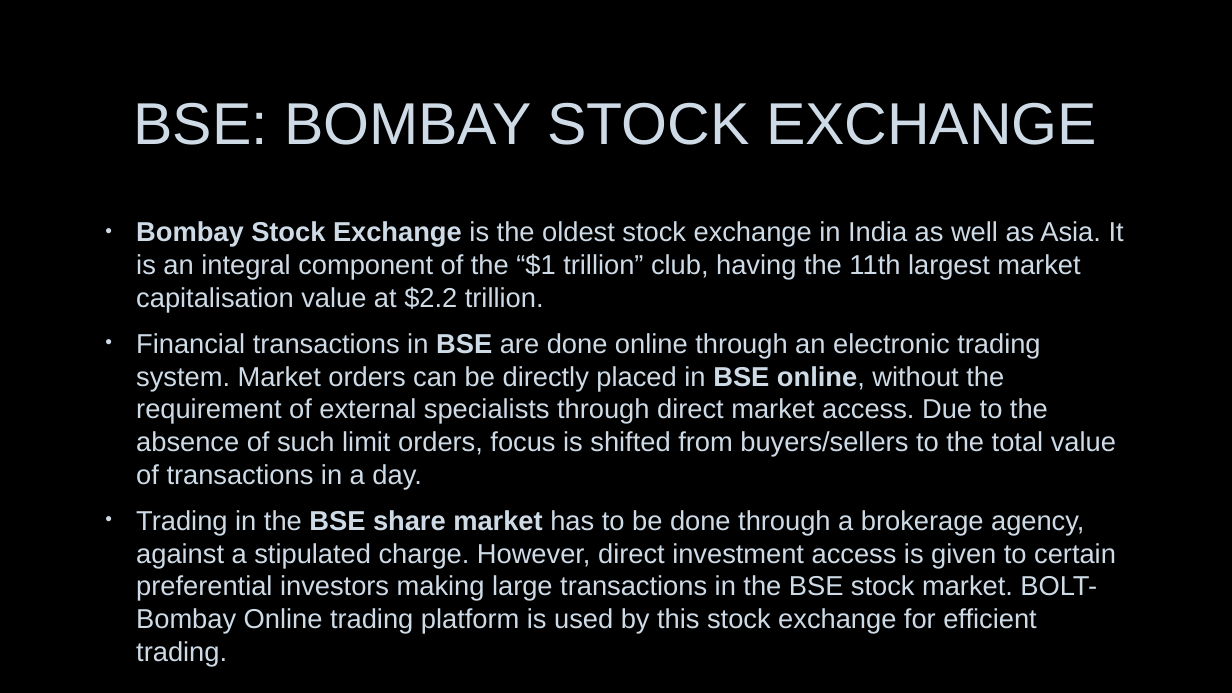
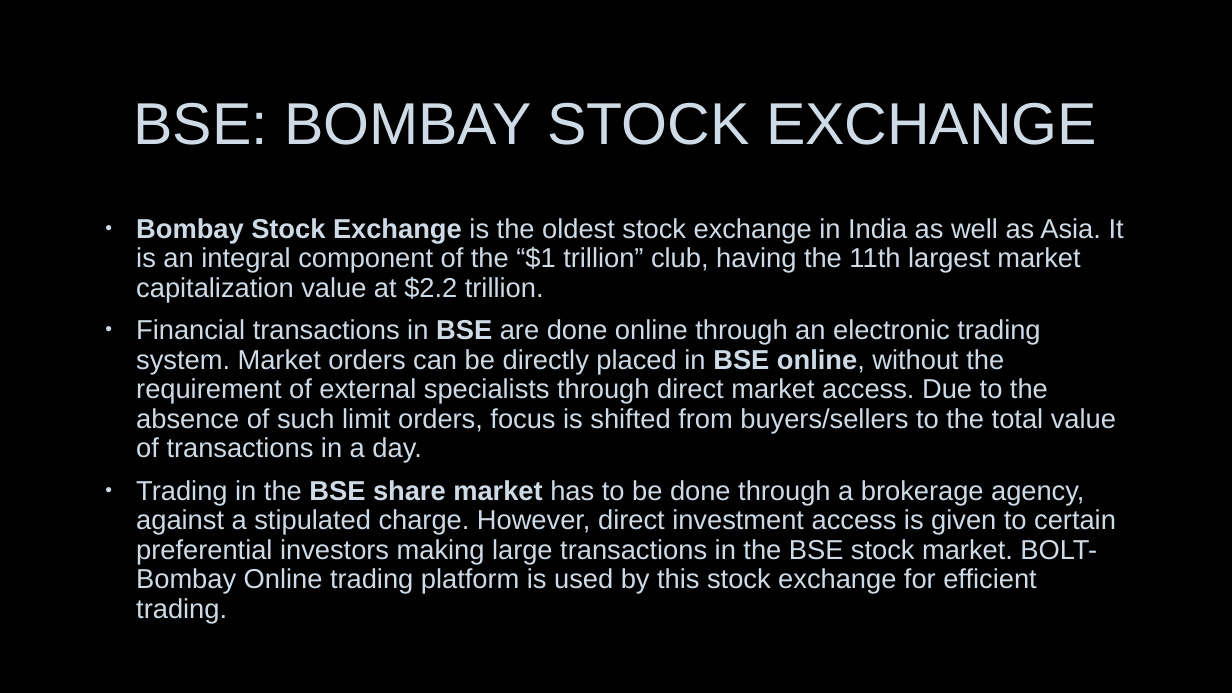
Before and after one commit to abhi-824/probability_stats, a slide deck: slide 6 of ps_project_abhinandan_sharma_2k19mc005_chetan_2k19mc034.pptx. Drawn at 1232x693 pixels with LibreOffice and Linux fonts; fonts in the diff are those of the drawing; background and template pictures are left out. Boxes give left, top, right and bottom in pixels: in the first picture for what was removed or moved away, otherwise in the second. Text is boxed around its words. In the diff, an @@ line names an element or a change of style, - is before the commit and + after.

```diff
--- a/ps_project_abhinandan_sharma_2k19mc005_chetan_2k19mc034.pptx
+++ b/ps_project_abhinandan_sharma_2k19mc005_chetan_2k19mc034.pptx
@@ text at <box>136,218,1124,301</box>: text changed @@
-• Bombay Stock Exchange is the oldest stock exchange in India as well as Asia. It is an integral component of the “$1 trillion” club, having the 11th largest market capitalisation value at $2.2 trillion.
+• Bombay Stock Exchange is the oldest stock exchange in India as well as Asia. It is an integral component of the “$1 trillion” club, having the 11th largest market capitalization value at $2.2 trillion.
@@ text at <box>136,319,1116,623</box>: line spacing 1 to 0.9 @@
```
Also in this commit, not shown: 7 other slides changed, 1 slide added, 1 other file.
